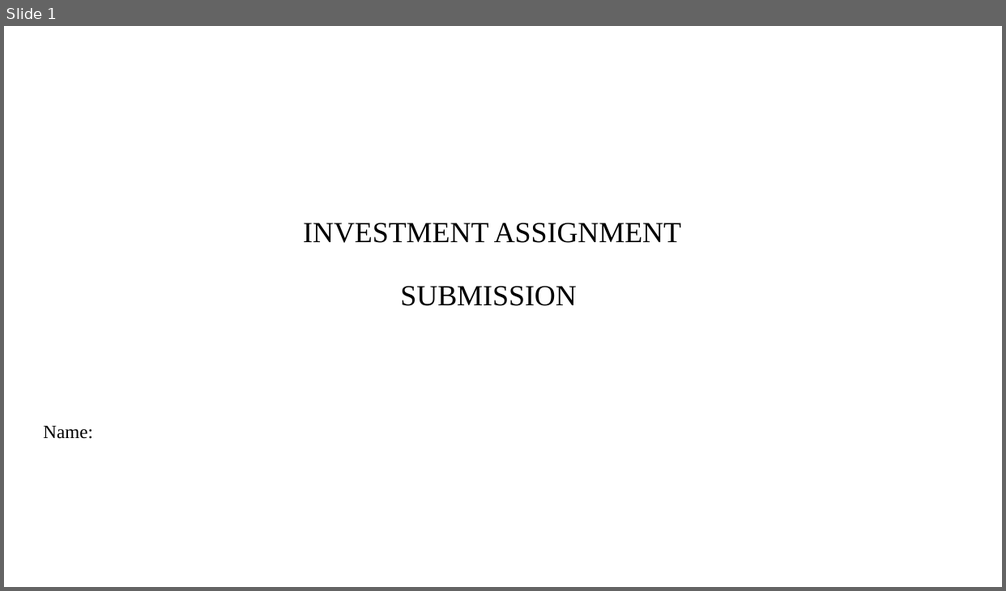
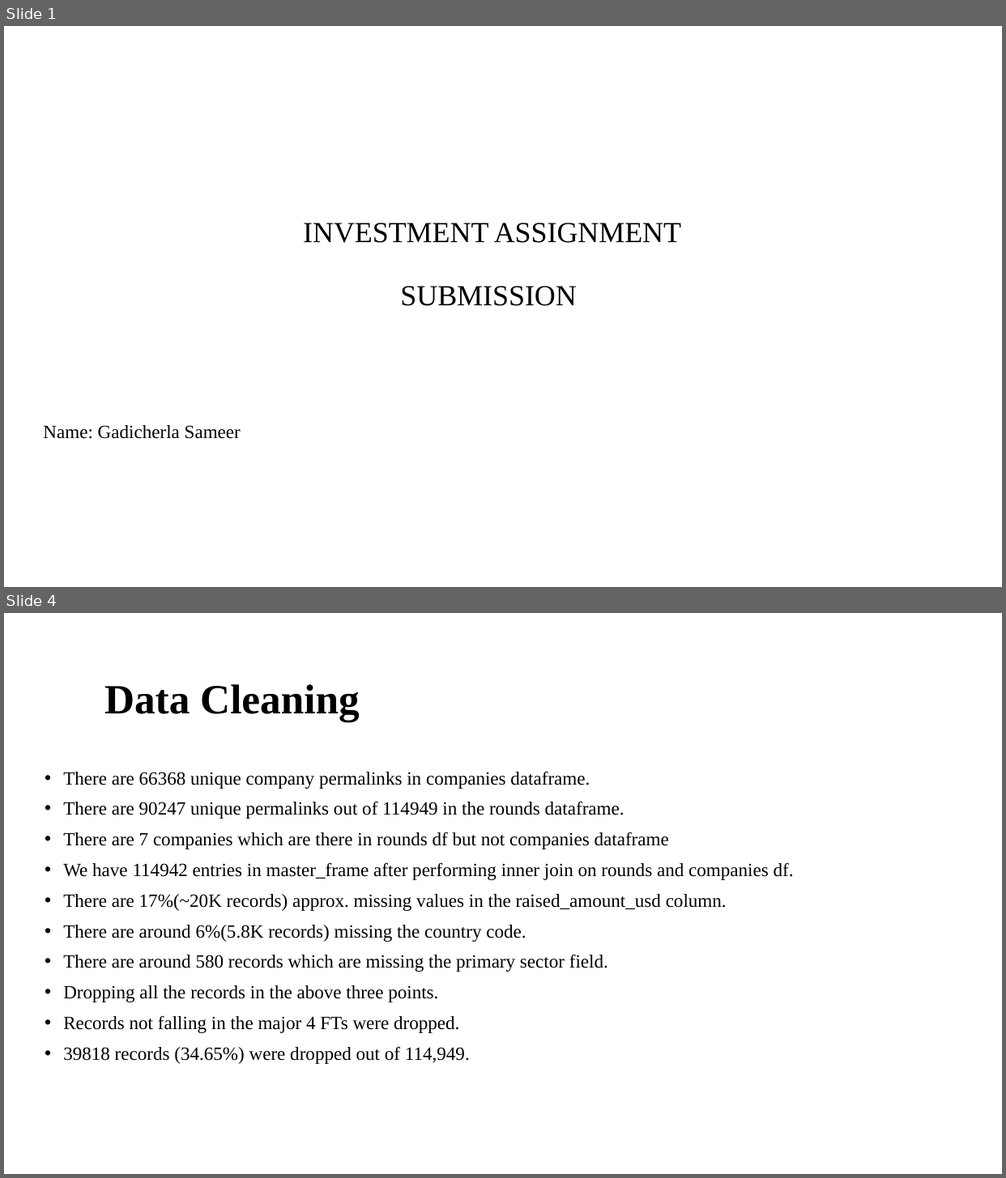
Before and after one commit to sameerg07/EDA_SparkFunds, a slide deck: Data/INVEST.pptx. Shown one above the other, each under a label of ours: slide 1 before the commit, slides 1 and 4 after it; the slides between them are not shown. The pictures are 1006x591 and 1006x1178 pixels, drawn with LibreOffice and Linux fonts; fonts in the diff are those of the drawing; background and template pictures are left out. Boxes give left, top, right and bottom in pixels: in the first picture for what was removed or moved away, otherwise in the second. Text is boxed around its words. In the diff, an @@ line names an element or a change of style, - is before the commit and + after.

```diff
--- a/Data/INVEST.pptx
+++ b/Data/INVEST.pptx
@@ slide 4 added at <box>4,613,1002,1174</box>, background #FFFFFF @@
@@ title added at <box>104,684,360,722</box>, 40 pt, text #000000, bold @@
+Data Cleaning
@@ text added at <box>63,771,794,1064</box>, 18 pt, text #000000 @@
+• There are 66368 unique company permalinks in companies dataframe.
+• There are 90247 unique permalinks out of 114949 in the rounds dataframe.
+• There are 7 companies which are there in rounds df but not companies dataframe
+• We have 114942 entries in master_frame after performing inner join on rounds and companies df.
+• There are 17%(~20K records) approx. missing values in the raised_amount_usd column.
+• There are around 6%(5.8K records) missing the country code.
+• There are around 580 records which are missing the primary sector field.
+• Dropping all the records in the above three points.
+• Records not falling in the major 4 FTs were dropped.
+• 39818 records (34.65%) were dropped out of 114,949.
@@ slide 1 changed as well @@
@@ subtitle at <box>43,425,241,439</box>: text changed @@
-Name:
+Name: Gadicherla Sameer
```
Also in this commit, not shown: 9 other slides added, 9 slides removed, 4 other files.
